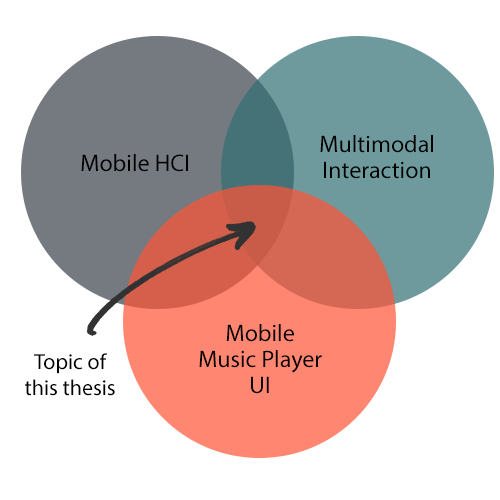
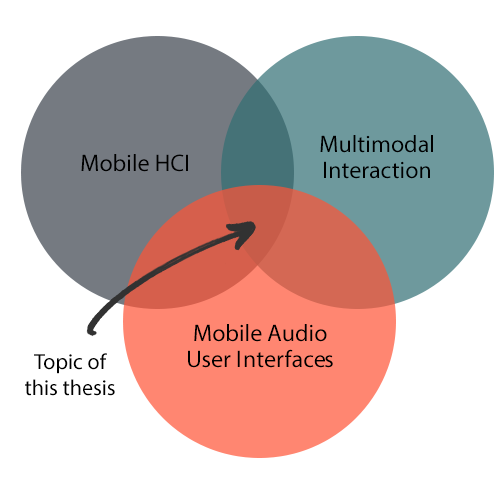
Two versions of the same layered image (500 × 500). Layer-by-layer changes:
renamed "Mobile Music Player UI" to "Mobile Audio User Interfaces", painted on it over box(188, 324, 333, 394)
painted on "arrow 2" over box(188, 324, 256, 351)
